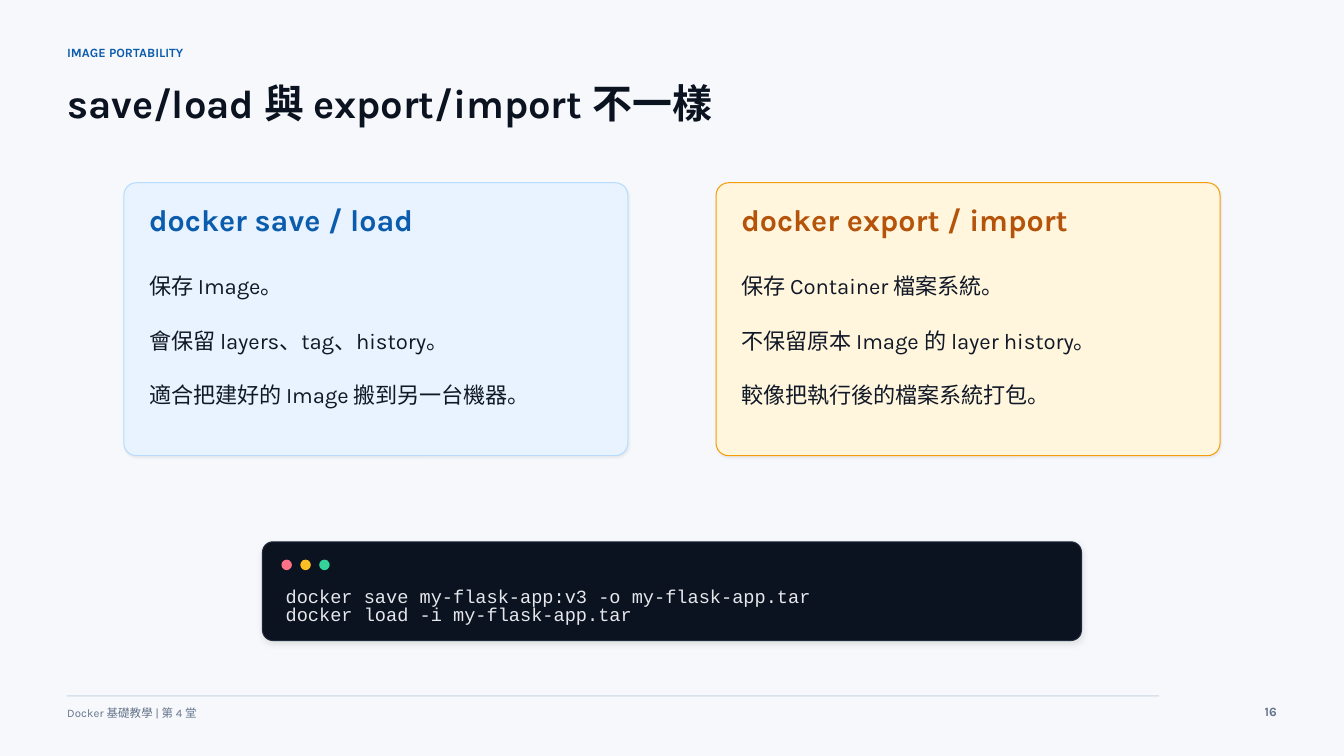
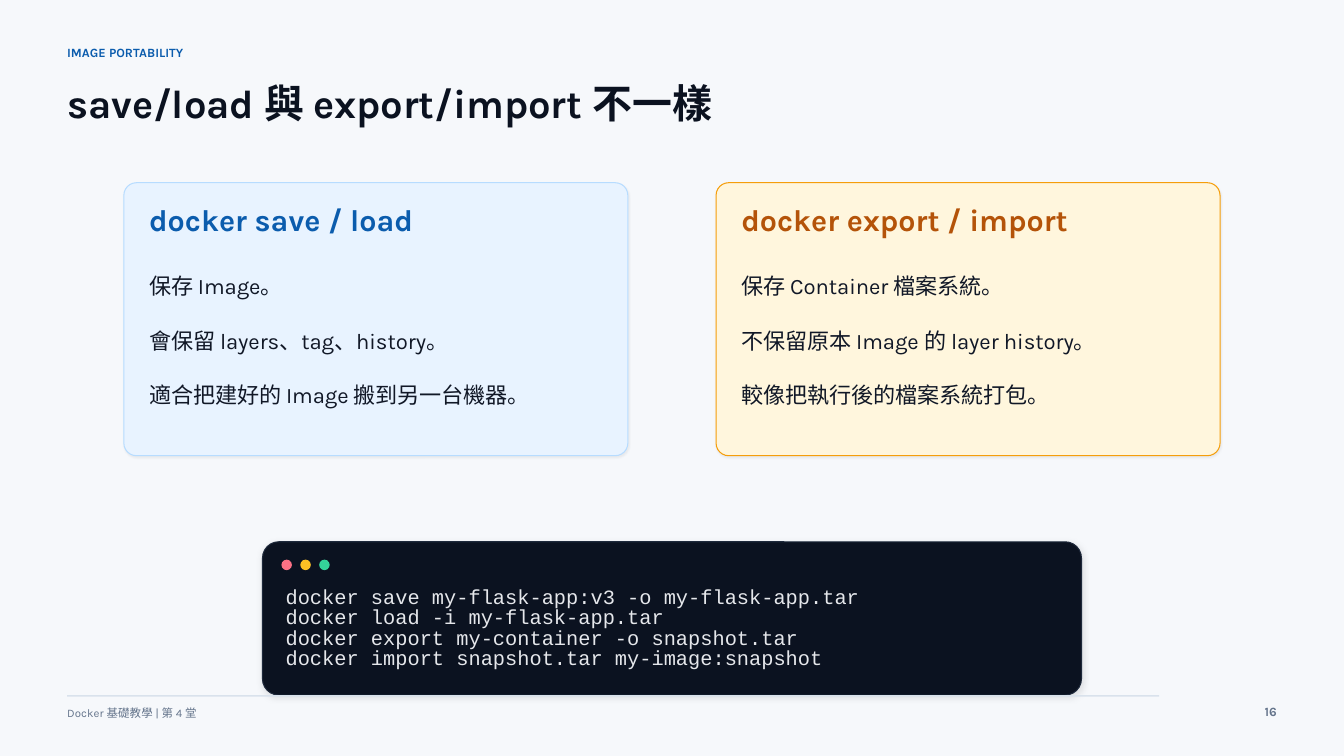
Before and after one commit to lalalalaluk/docker-practice, a slide deck: slide 27 of slides/docker-session4-custom-image-dockerhub.pptx (slide 26 before the commit). Drawn at 1344x756 pixels with LibreOffice and Linux fonts; fonts in the diff are those of the drawing. Boxes give left, top, right and bottom in pixels: in the first picture for what was removed or moved away, otherwise in the second. Text is boxed around its words. In the diff, an @@ line names an element or a change of style, - is before the commit and + after.

```diff
--- a/slides/docker-session4-custom-image-dockerhub.pptx
+++ b/slides/docker-session4-custom-image-dockerhub.pptx
@@ rounded rectangle resized from (x1=262, y1=542, x2=1081, y2=641) to (x1=262, y1=541, x2=1081, y2=695) @@
@@ text at (x1=286, y1=589, x2=859, y2=631): size 13.3 to 14.5 pt in "docker save my-flask-app:v3 -o my-flask-app.tar", "docker load -i my-flask-app.tar" @@
@@ text at (x1=286, y1=631, x2=822, y2=670): paragraphs added @@
+docker export my-container -o snapshot.tar
+docker import snapshot.tar my-image:snapshot
```
Also in this commit, not shown: 2 other slides changed, 1 slide added, 2 other files.
